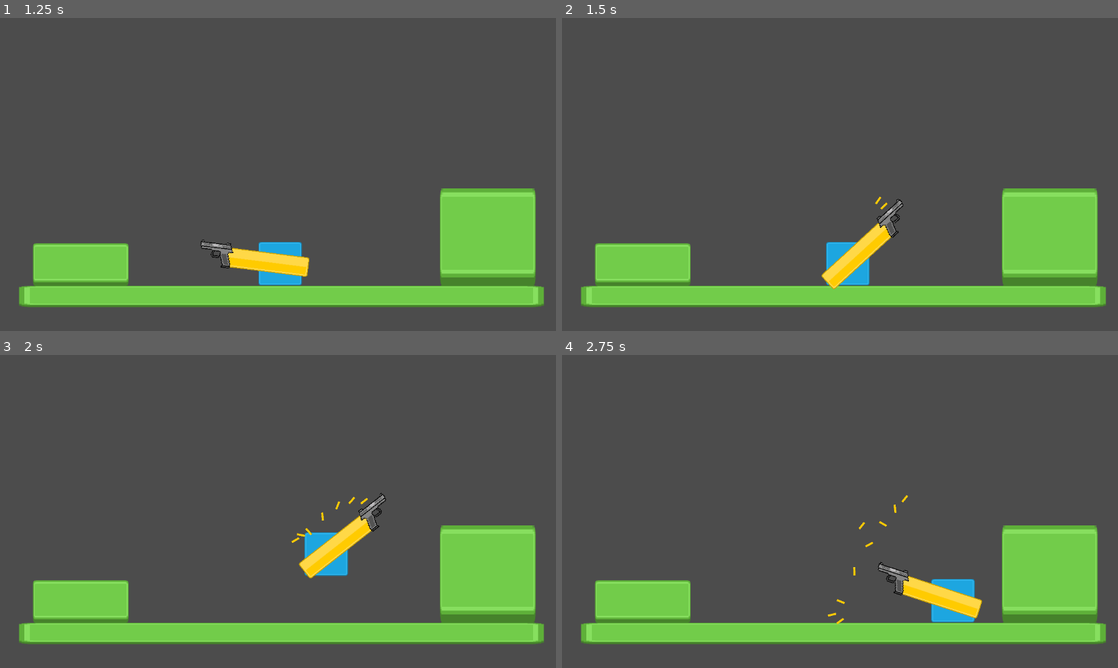
Above: before the commit, frames 1-4 (two rows, left to right).
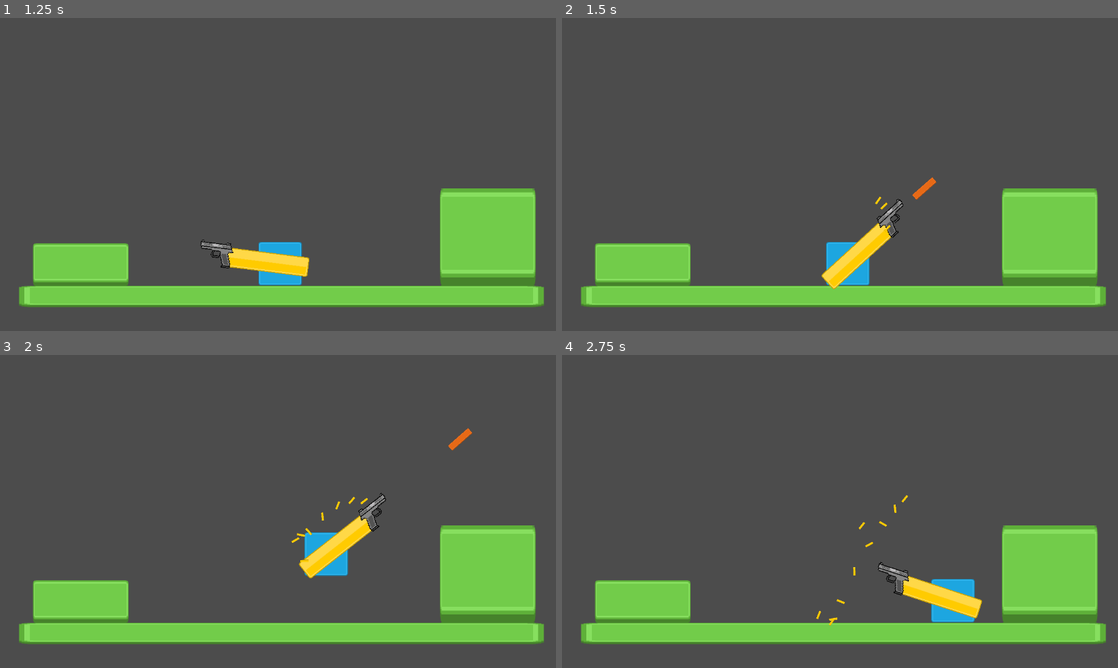
Above: after the commit, the same moments.

Repository: renanstn/godot-overwatch-2d-mechanics
Game: Godot game, scene res://Scenes/GUI/Menu.tscn
Two runs of this game, one before a commit and one after it. Both use one fixed random seed, a clock stepped at 60 frames per second and the inputs below.
Inputs (mouse positions are in pixels of both pictures, inside the frame that each line leads up to):
- Up to frame 1 (1.25 s): click "Soldado 76" at 0.5 s
- Up to frame 2 (1.5 s): tap Enter at 1.25 s; move the mouse to (962, 158) at 1.27 s; press the mouse at (962, 158) at 1.28 s; hold D (right) from 1.28 s (still down); right-click (962, 158) at 1.35 s
- Up to frame 3 (2 s): keep holding D (right); tap Space (jump) at 1.52 s
- Up to frame 4 (2.75 s): keep holding D (right); move the mouse to (728, 527) at 2.02 s; release the mouse at (728, 527) at 2.03 s; click (728, 527) at 2.1 s; tap Space (jump) at 2.27 s; right-click (728, 527) at 2.3 s

Frame 1 is identical in both runs. In frame 2, 0.1% of the frame differs, in the area x 57-68%, y 50-68%; in frame 3, 0.1%, in the area x 54-85%, y 23-67%; in frame 4, less than 0.1%.
Error before the commit: Attempt to call function 'play' in base 'null instance' on a null instance. (res://Scripts/Nodes/WeaponMissile.gd:109)

Commit message:
Implementado lança mísseis

Diff:
--- a/src/Scenes/Characters/Soldado76.tscn
+++ b/src/Scenes/Characters/Soldado76.tscn
@@ -13,6 +13,7 @@
 [ext_resource path="res://Sounds/Effects/Stapler-SoundBible.com-374581609.wav" type="AudioStream" id=11]
 [ext_resource path="res://Sounds/Effects/Click-SoundBible.com-1387633738.wav" type="AudioStream" id=12]
 [ext_resource path="res://Scripts/Nodes/WeaponMissile.gd" type="Script" id=13]
+[ext_resource path="res://Scenes/Effects/Missile.tscn" type="PackedScene" id=14]
 
 [sub_resource type="RectangleShape2D" id=1]
 extents = Vector2( 50, 50 )
@@ -81,5 +82,24 @@
 position = Vector2( 18.3631, -25.2642 )
 
 [node name="WeaponMissile" type="Node2D" parent="ArmPointingToMouse2D/Gun2"]
+editor/display_folded = true
 script = ExtResource( 13 )
-fire_point_path = NodePath("")
+missile_scene = ExtResource( 14 )
+capsule_scene = ExtResource( 8 )
+fire_point_path = NodePath("ShootPoint")
+capsule_ejector_path = NodePath("EjectCapsule")
+fire_sound_path = NodePath("../WeaponRaycast/ShootSound")
+empty_bullets_sound_path = NodePath("../WeaponRaycast/EmptySound")
+reload_sound_path = NodePath("../WeaponRaycast/ReloadSound")
+parent_node = NodePath("../../..")
+recoil_time = 1.0
+max_bullets = 1
+reload_time = 5.0
+auto_reload = true
+eject_capsule = true
+
+[node name="ShootPoint" type="Position2D" parent="ArmPointingToMouse2D/Gun2/WeaponMissile"]
+position = Vector2( 49.0965, -6.58611 )
+
+[node name="EjectCapsule" type="Position2D" parent="ArmPointingToMouse2D/Gun2/WeaponMissile"]
+position = Vector2( -9.5798, 25.147 )
--- /dev/null
+++ b/src/Scenes/Effects/Missile.tscn
@@ -0,0 +1,34 @@
+[gd_scene load_steps=6 format=2]
+
+[ext_resource path="res://Scripts/Effects/Missile.gd" type="Script" id=1]
+[ext_resource path="res://Scenes/Effects/BulletHit.tscn" type="PackedScene" id=2]
+[ext_resource path="res://Sprites/GUI/red_button13.png" type="Texture" id=3]
+
+[sub_resource type="RectangleShape2D" id=1]
+extents = Vector2( 30.8879, 7.47561 )
+
+[sub_resource type="RectangleShape2D" id=2]
+extents = Vector2( 30.98, 7.57484 )
+
+[node name="Missile" type="KinematicBody2D"]
+script = ExtResource( 1 )
+explosion_animation_scene = ExtResource( 2 )
+damage = 50.0
+speed = 600.0
+initial_speed = 50.0
+max_speed = 800.0
+increase_tax = 10.0
+
+[node name="Sprite" type="Sprite" parent="."]
+scale = Vector2( 0.325632, 0.315728 )
+texture = ExtResource( 3 )
+
+[node name="CollisionShape2D" type="CollisionShape2D" parent="."]
+shape = SubResource( 1 )
+disabled = true
+
+[node name="Area2D" type="Area2D" parent="."]
+
+[node name="CollisionShape2D" type="CollisionShape2D" parent="Area2D"]
+shape = SubResource( 2 )
+[connection signal="body_entered" from="Area2D" to="." method="_on_Area2D_body_entered"]
--- /dev/null
+++ b/src/Scripts/Effects/Missile.gd
@@ -0,0 +1,62 @@
+extends KinematicBody2D
+
+class_name Missile
+
+"""
+	This script provides a basic missile bullet, with
+	multiples configurable parameters.
+
+	Copy this script to your project, and a new node
+	'Missile' will appear in godot's list, as a
+	KinematicBody2D's child.
+
+	Credits: Renan Santana Desiderio
+	https://github.com/Doc-McCoy
+"""
+
+export var explosion_animation_scene : PackedScene
+
+export(float) var damage
+export(float) var speed
+export(bool) var speed_increase
+export(float) var initial_speed
+export(float) var max_speed
+export(float) var increase_tax
+
+var velocity : Vector2
+
+signal hit_something
+signal hit_enemy
+signal cause_damage(how_much)
+
+
+func _ready():
+	if speed_increase:
+		speed = initial_speed
+
+
+func _physics_process(delta):
+	if speed_increase:
+		velocity = Vector2(speed, 0).rotated(rotation)
+		velocity = move_and_slide(velocity)
+		if speed < max_speed:
+			speed += increase_tax
+	else:
+		velocity = Vector2(speed, 0).rotated(rotation)
+		velocity = move_and_slide(velocity)
+
+
+func create_hit_animation(collision_point : Vector2) -> void:
+	var hit_animation = explosion_animation_scene.instance()
+	hit_animation.global_position = collision_point
+	hit_animation.rotation_degrees = rand_range(0, 360)
+	get_node("/root").add_child(hit_animation)
+
+
+func _on_Area2D_body_entered(body):
+	emit_signal("hit_something")
+	var body_groups = body.get_groups()
+	if "enemy" in body_groups:
+		emit_signal("hit_enemy")
+	create_hit_animation(position)
+	queue_free()
--- a/src/Scripts/Nodes/WeaponMissile.gd
+++ b/src/Scripts/Nodes/WeaponMissile.gd
@@ -14,7 +14,7 @@
 	https://github.com/Doc-McCoy
 """
 
-export var hit_animation_scene : PackedScene
+export var missile_scene : PackedScene
 export var capsule_scene : PackedScene
 export var fire_point_path : NodePath
 export var capsule_ejector_path : NodePath
@@ -23,7 +23,6 @@
 export var reload_sound_path : NodePath
 export var parent_node : NodePath
 
-export(int, 1, 1000) var missile_damage
 export(float, 0, 5) var recoil_time
 export(int, 1, 1000) var max_bullets
 export(float, 0, 10) var reload_time
@@ -91,9 +90,17 @@
 	emit_signal("update_bullets", bullets)
 	bullets -= 1
 	can_fire = false
+	var missile = missile_scene.instance()
+	# Variável que auxilia a correção do ângulo caso o braço esteja com a escala invertida
+	var looking_to_right = get_parent().get_parent().scale.y
+	missile.global_position = fire_point.global_position
+	missile.rotation = fire_point.global_rotation * looking_to_right
+	get_node(parent_node).get_owner().add_child(missile)
 	recoil_timer.start()
 	if eject_capsule:
 		eject_capsule()
+	if auto_reload:
+		reload_start()
 #	if hit_something:
 #		var collision_point = raycast.get_collision_point()
 #		var collide_with = raycast.get_collider()
@@ -120,13 +127,11 @@
 
 func eject_capsule() -> void:
 	var capsule = capsule_scene.instance()
-	# Variável que auxilia a correção do ângulo caso o
-	# braço esteja com a escala invertida
+	# Variável que auxilia a correção do ângulo caso o braço esteja com a escala invertida
 	var looking_to_right = get_parent().get_parent().scale.y
 	capsule.global_position = capsule_ejector.global_position
 	capsule.rotation = capsule_ejector.global_rotation * looking_to_right
-	# Aplicar impulso e rotação na capsula, sempre usando o
-	# 'looking_to_right' para corrigir a inversão de scale
+	# Aplicar impulso e rotação na capsula, sempre usando o 'looking_to_right' para corrigir a inversão de scale
 	capsule.apply_impulse(Vector2(0,0), Vector2(-100 * looking_to_right,-200))
 	capsule.add_torque(-500 * looking_to_right)
 	get_node(parent_node).get_owner().add_child(capsule)
--- a/src/project.godot
+++ b/src/project.godot
@@ -19,6 +19,11 @@
 "language": "GDScript",
 "path": "res://Scripts/Nodes/BasicMovement2D.gd"
 }, {
+"base": "KinematicBody2D",
+"class": "Missile",
+"language": "GDScript",
+"path": "res://Scripts/Effects/Missile.gd"
+}, {
 "base": "Node2D",
 "class": "WeaponMissile",
 "language": "GDScript",
@@ -32,6 +37,7 @@
 _global_script_class_icons={
 "ArmPointingToMouse2D": "",
 "BasicMovement2D": "",
+"Missile": "",
 "WeaponMissile": "",
 "WeaponRaycast": ""
 }
Not shown: 1 places in src/Scenes/Characters/Soldado76.tscn that only renumber resources
